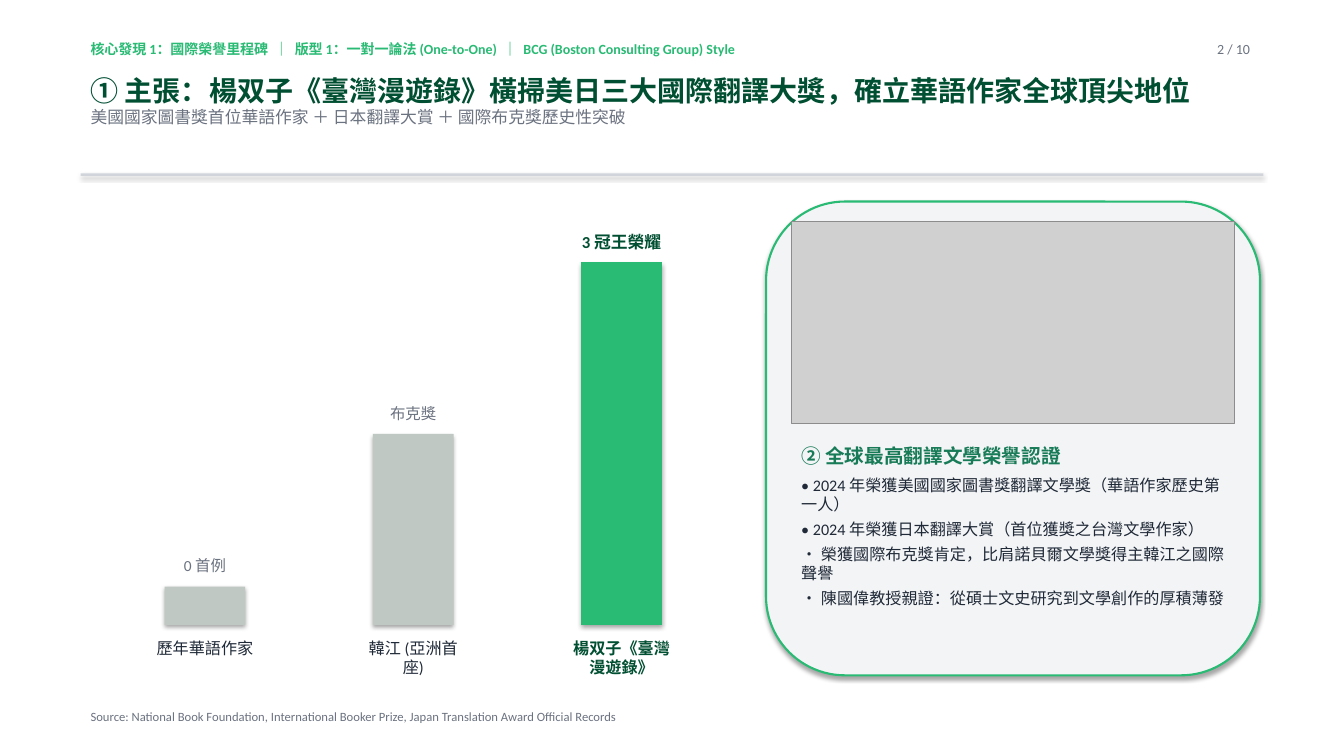
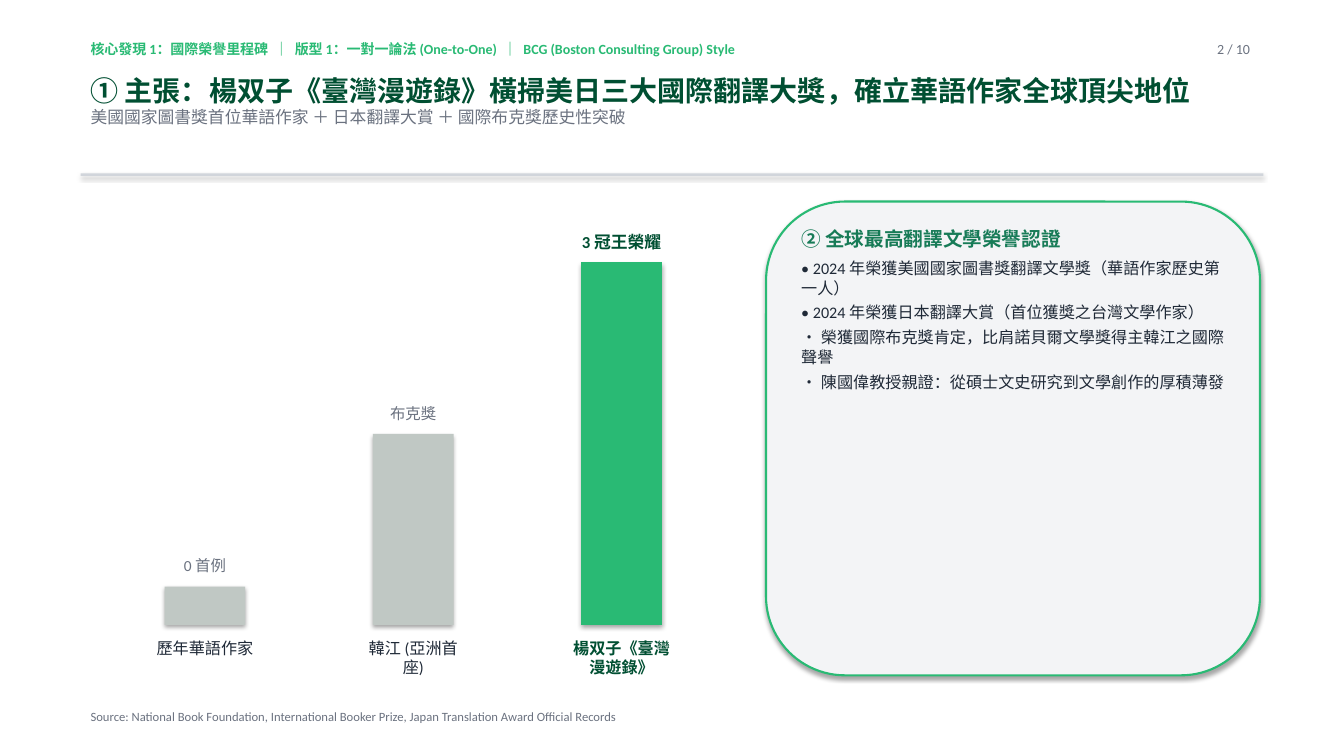
Before and after one commit to davidyeh51/classic-youth-portal, a slide deck: slide 2 of episodes/ep605/經典也青春EP605_陳國偉談楊双子的《臺灣漫遊錄》_無雜訊顧問簡報.pptx. Drawn at 1344x756 pixels with LibreOffice and Linux fonts; fonts in the diff are those of the drawing; grey boxes stand for pictures. Boxes give left, top, right and bottom in pixels: in the first picture for what was removed or moved away, otherwise in the second. Text is boxed around its words. In the diff, an @@ line names an element or a change of style, - is before the commit and + after.

```diff
--- a/episodes/ep605/經典也青春EP605_陳國偉談楊双子的《臺灣漫遊錄》_無雜訊顧問簡報.pptx
+++ b/episodes/ep605/經典也青春EP605_陳國偉談楊双子的《臺灣漫遊錄》_無雜訊顧問簡報.pptx
@@ text "② 全球最高翻譯文學榮譽認證": place and size @@
-text "② 全球最高翻譯文學榮譽認證" at (801,446,1224,606)
+text "② 全球最高翻譯文學榮譽認證" at (801,229,1224,390)
@@ picture removed at (791,222,1235,423) @@
```
Also in this commit, not shown: 8 other slides changed, 2 other files.
